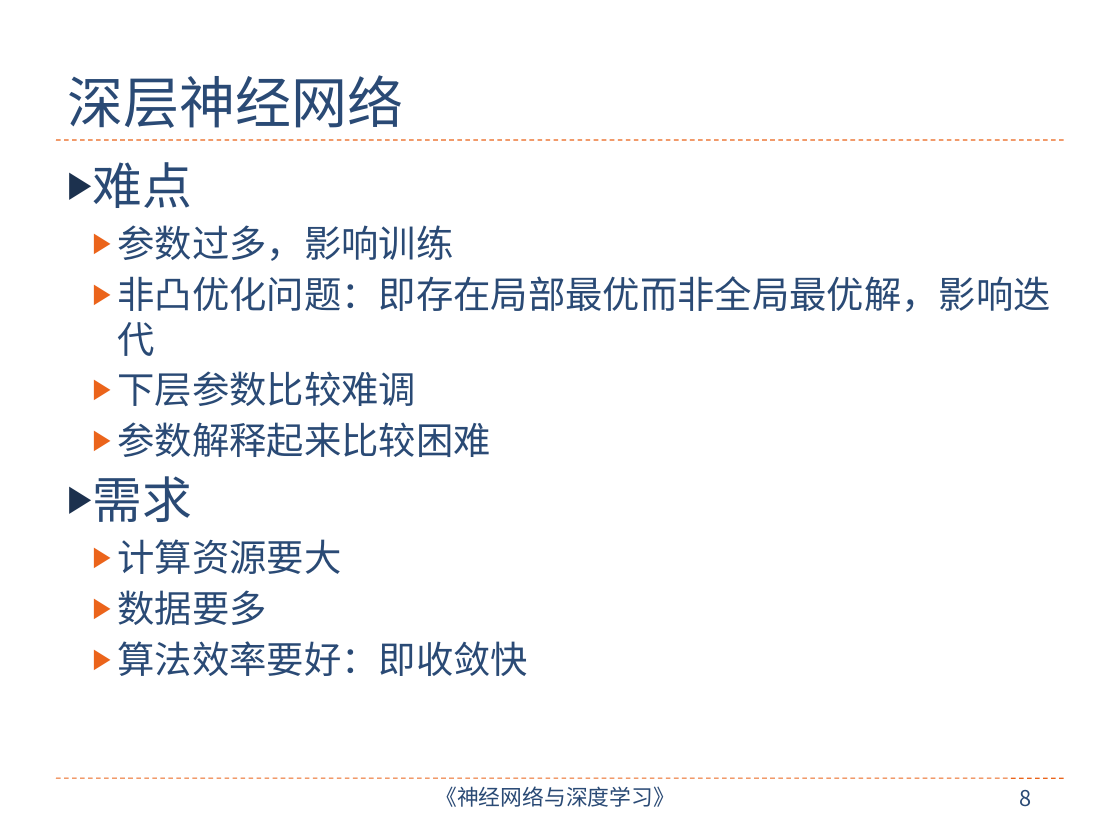
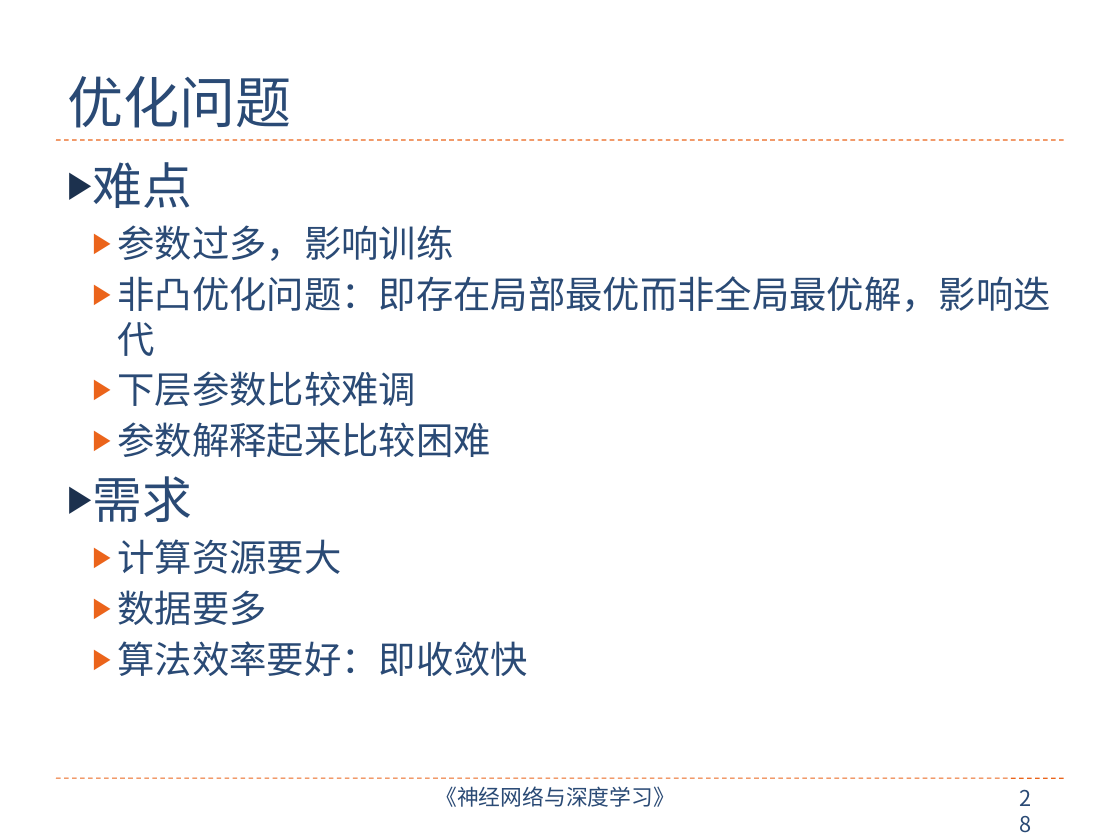
Before and after one commit to nndl/nndl.github.io, a slide deck: slide 28 of ppt/chap-前馈神经网络.pptx (slide 8 before the commit). Drawn at 1120x840 pixels with LibreOffice and Linux fonts; fonts in the diff are those of the drawing. Boxes give left, top, right and bottom in pixels: in the first picture for what was removed or moved away, otherwise in the second. Text is boxed around its words. In the diff, an @@ line names an element or a change of style, - is before the commit and + after.

```diff
--- a/ppt/chap-前馈神经网络.pptx
+++ b/ppt/chap-前馈神经网络.pptx
@@ title at <box>67,76,291,128</box>: text changed @@
-深层神经网络
+优化问题
@@ page number at <box>1019,790,1031,807</box>: text changed @@
-8
+28
```
Also in this commit, not shown: 10 other slides changed, 3 slides added, 4 slides removed.
